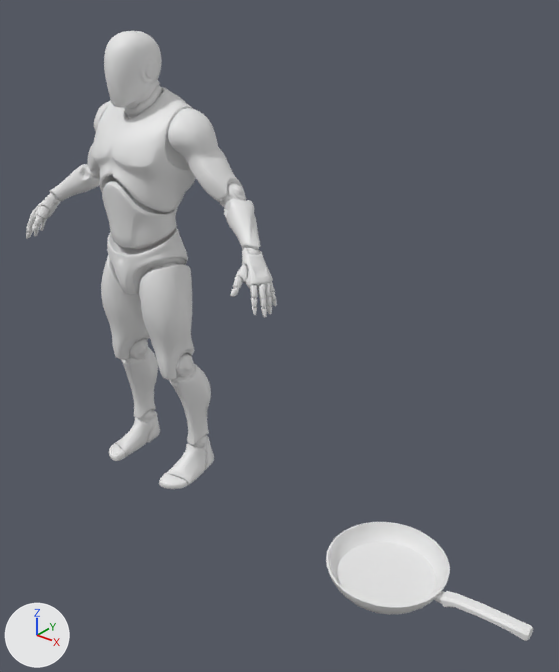
What one commit did to the FBX model Blender/submarine/kitchen/pan/pan.fbx.
Camera for both pictures: a camera (50 mm lens) standing at (1.07, -1.96, 2.05) and looking at (-0.54, 0.04, 0.81). Lighting does not change. The marker at lower left points along +X, +Y and +Z. Where no turn or scale is listed for an object, it has been applied to the vertices.

Objects in the first picture: 'Cylinder', 'SK_Mannequin'.
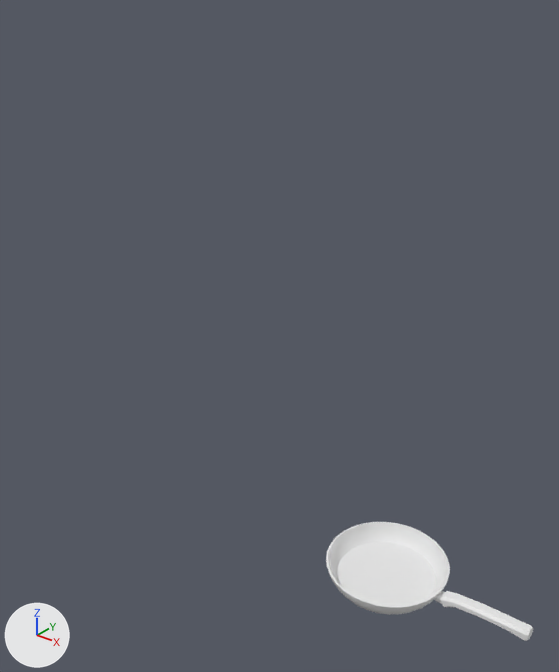
Where the change shows, as pixel boxes [x1, y1, x2, y2] in the pictures (559 x 672 px):
'SK_Mannequin', deleted: before [26, 31, 277, 489]

Edits to the bpy script that builds the scene:
```text
Remove ob_sk_mannequin:
    ob_sk_mannequin = bpy.data.objects.new('SK_Mannequin', me_sk_mannequin)
    ob_sk_mannequin.location = (-1.2, 0.0, 0.0)
```
